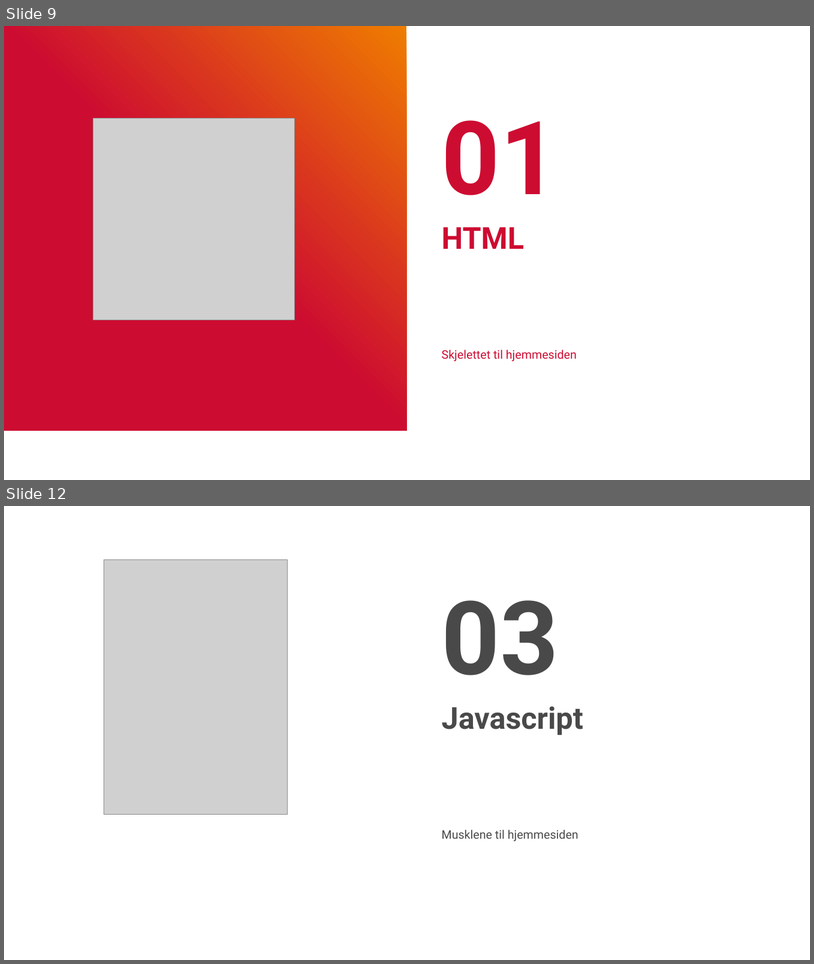
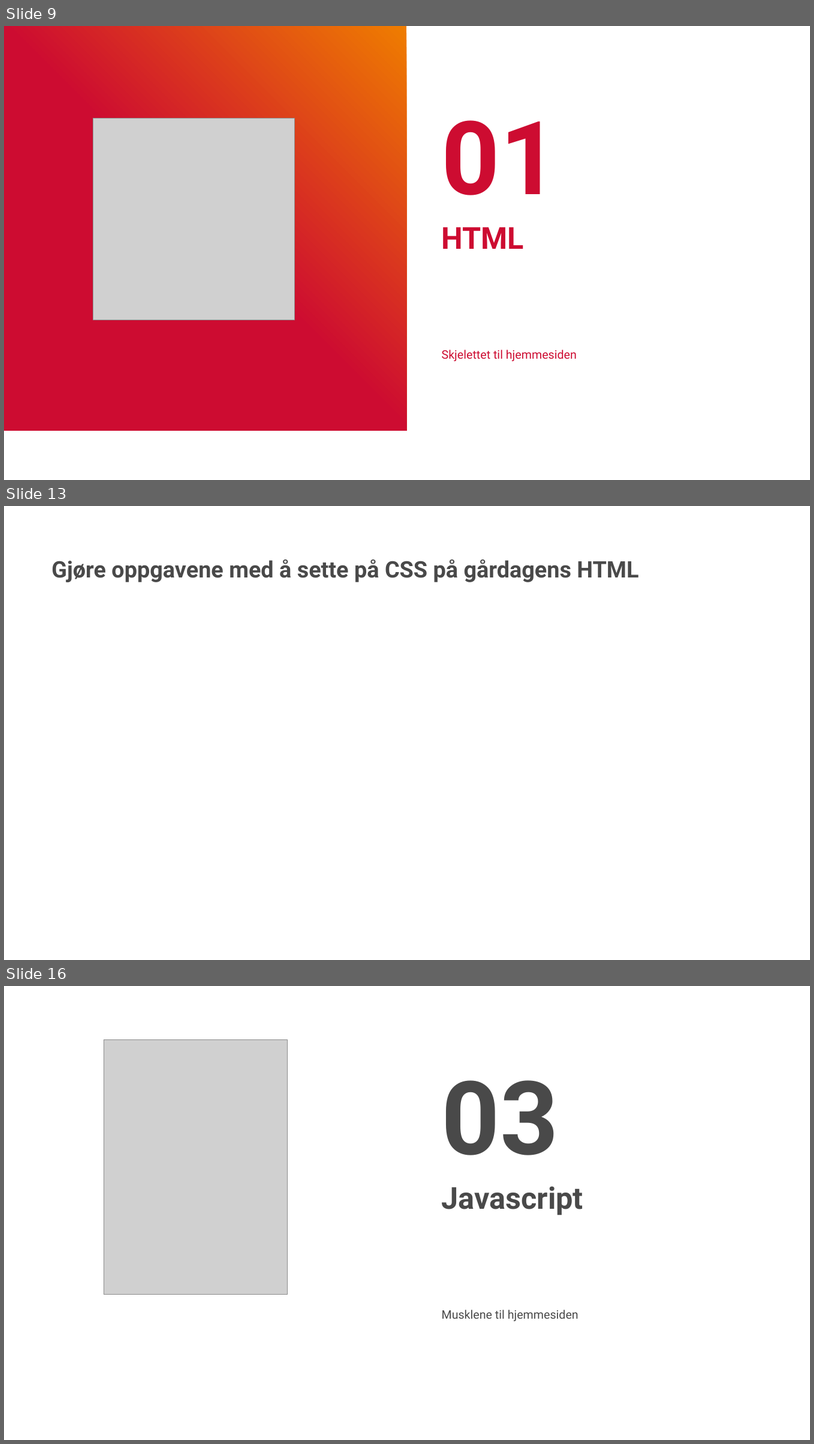
Before and after one commit to pibendik/KursSopraSteria2020, a slide deck: presentasjon.potx. Shown one above the other, each under a label of ours: slides 9 and 12 before the commit, slides 9, 13 and 16 after it; the slides between them are not shown. The pictures are 814x964 and 814x1444 pixels, drawn with LibreOffice and Linux fonts; fonts in the diff are those of the drawing; grey boxes stand for pictures; background and template pictures are left out. Boxes give left, top, right and bottom in pixels: in the first picture for what was removed or moved away, otherwise in the second. Text is boxed around its words. In the diff, an @@ line names an element or a change of style, - is before the commit and + after.

```diff
--- a/presentasjon.potx
+++ b/presentasjon.potx
@@ slide 13 added at bbox=[4, 506, 810, 960], background #FFFFFF @@
@@ title added at bbox=[51, 559, 639, 582], 27 pt, text #494949, bold @@
+Gjøre oppgavene med å sette på CSS på gårdagens HTML
@@ what was slide 12 is now slide 16 @@
```
Also in this commit, not shown: 4 slides changed, 13 other slides added, 2 slides removed, 8 other files.
